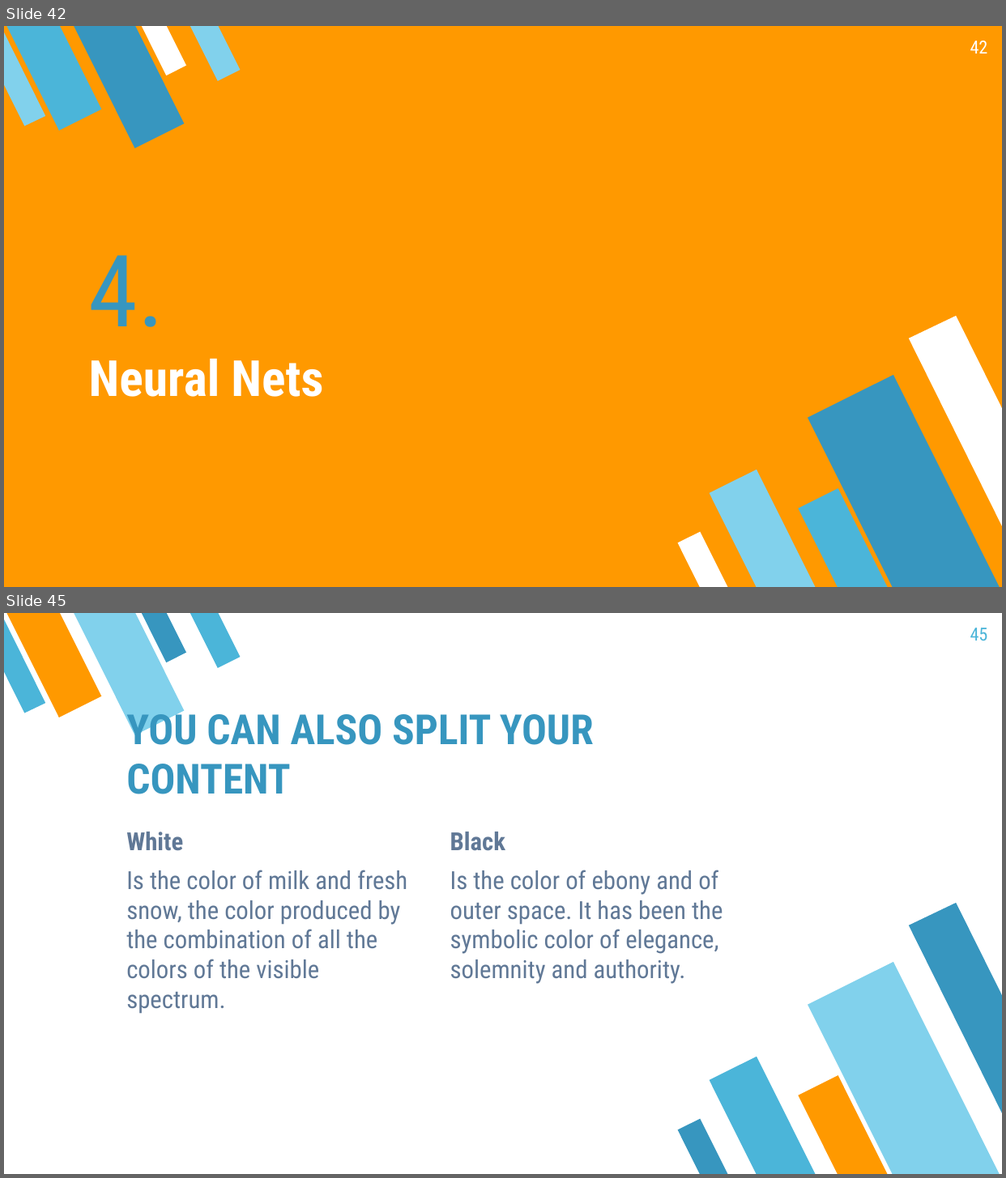
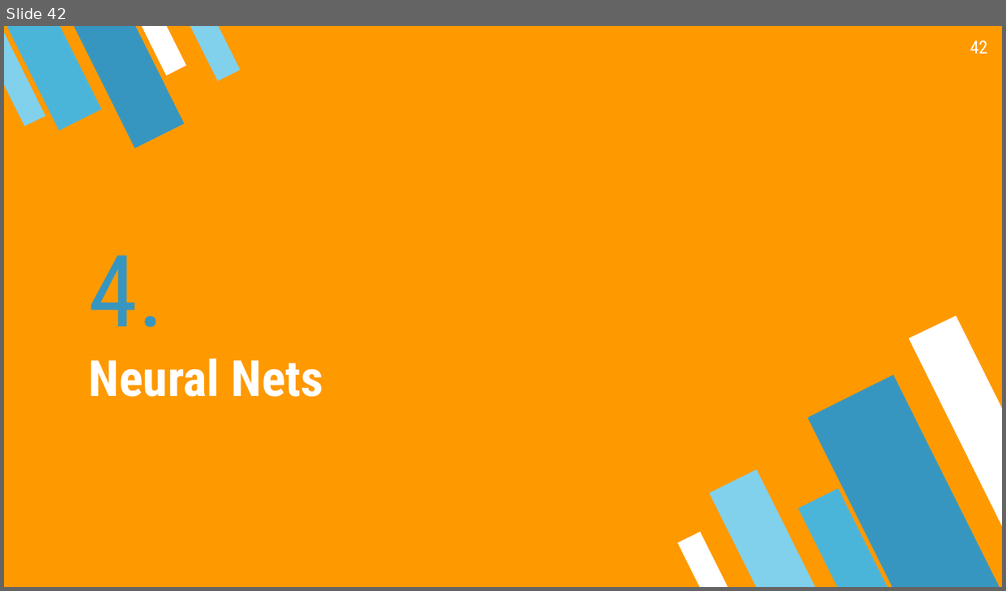
Before and after one commit to mayer79/ml_lecture, a slide deck: slides/DRAFT.pptx. Shown one above the other, each under a label of ours: slides 42 and 45 before the commit, slide 42 after it; the slides between them are not shown. The pictures are 1006x1178 and 1006x591 pixels, drawn with LibreOffice and Linux fonts; fonts in the diff are those of the drawing. Boxes give left, top, right and bottom in pixels: in the first picture for what was removed or moved away, otherwise in the second. Text is boxed around its words. In the diff, an @@ line names an element or a change of style, - is before the commit and + after.

```diff
--- a/slides/DRAFT.pptx
+++ b/slides/DRAFT.pptx
@@ slide 45 removed at <box>4,613,1002,1174</box>, background #FFFFFF @@
@@ group removed at <box>4,613,240,735</box>: 4 flow chart manual inputs, 1 freeform shape @@
@@ page number removed at <box>970,628,988,641</box> @@
-45
@@ title removed at <box>126,706,594,794</box> @@
-YOU CAN ALSO SPLIT YOUR CONTENT
@@ text removed at <box>126,832,407,1013</box> @@
-White
-Is the color of milk and fresh snow, the color produced by the combination of all the colors of the visible spectrum.
@@ text removed at <box>450,832,722,984</box> @@
-Black
-Is the color of ebony and of outer space. It has been the symbolic color of elegance, solemnity and authority.
@@ group removed at <box>678,902,1002,1174</box>: 4 flow chart manual inputs, 1 freeform shape @@
```
Also in this commit, not shown: 1 slide changed, 12 slides added, 16 other slides removed, 3 other files.
